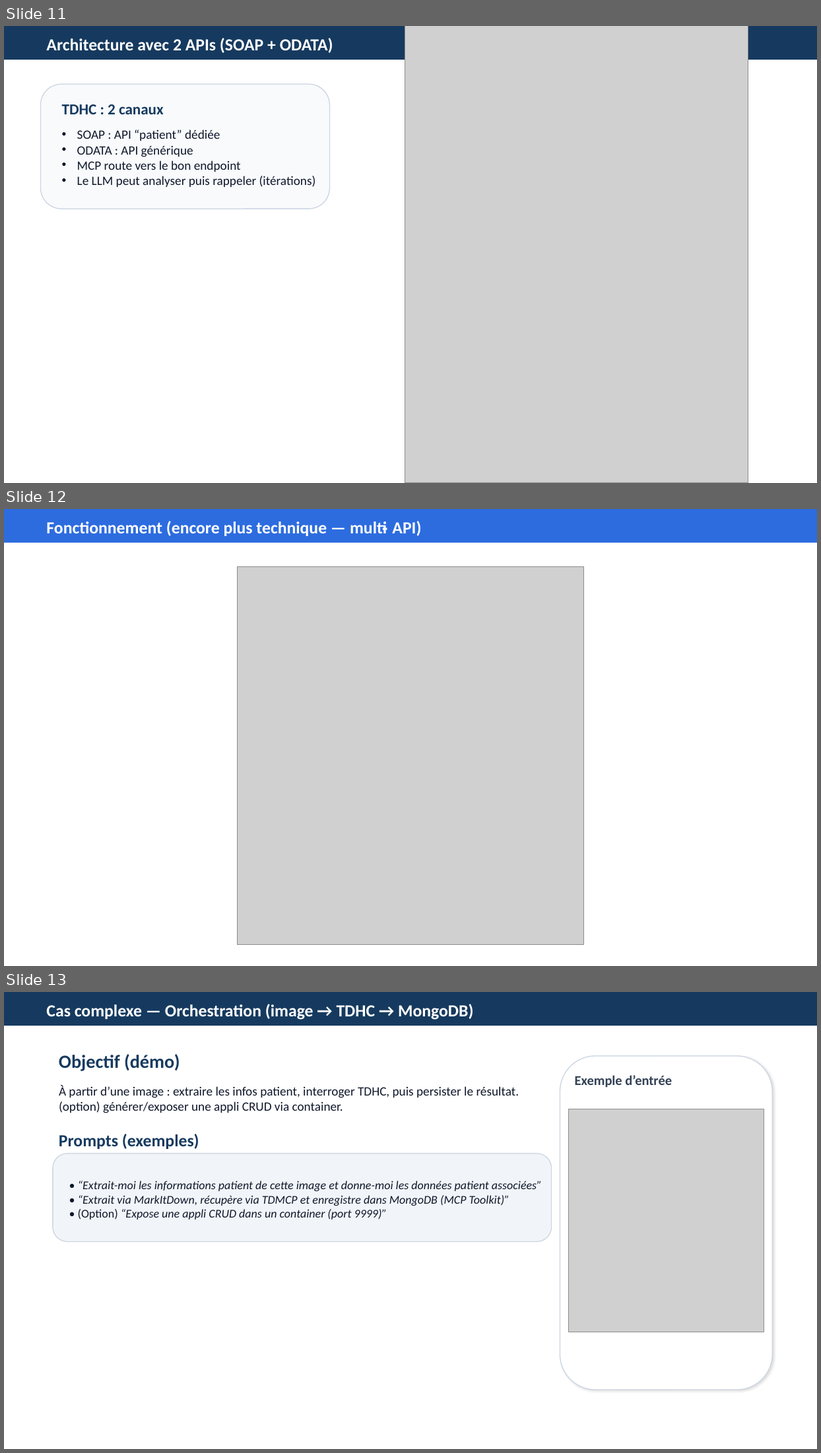
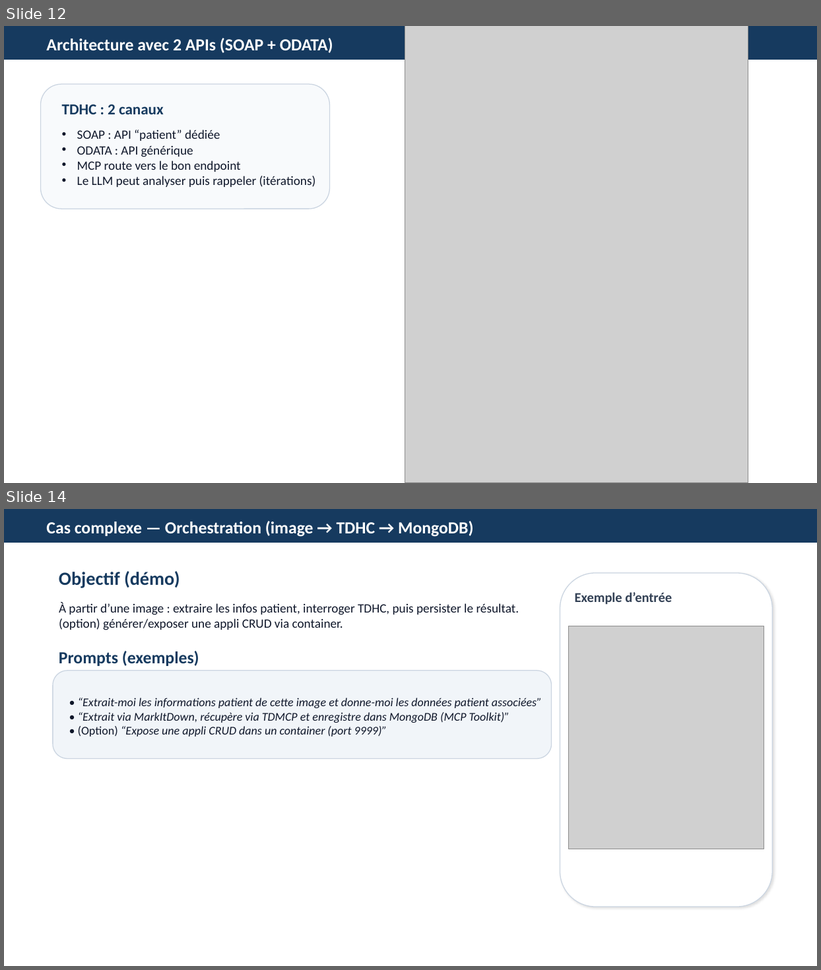
Before and after one commit to acoudene/TDMCP, a slide deck: TDHC/Resources/TDHC_IA_MCP_TDHC.pptx. Shown one above the other, each under a label of ours: slides 11, 12 and 13 before the commit, slides 12 and 14 after it; the slides between them are not shown. The pictures are 821x1453 and 821x970 pixels, drawn with LibreOffice and Linux fonts; fonts in the diff are those of the drawing; grey boxes stand for pictures. Boxes give left, top, right and bottom in pixels: in the first picture for what was removed or moved away, otherwise in the second. Text is boxed around its words. In the diff, an @@ line names an element or a change of style, - is before the commit and + after.

```diff
--- a/TDHC/Resources/TDHC_IA_MCP_TDHC.pptx
+++ b/TDHC/Resources/TDHC_IA_MCP_TDHC.pptx
@@ slide 12 removed at bbox=[4, 509, 817, 966], background #FFFFFF @@
@@ rectangle removed at bbox=[4, 509, 817, 543] @@
@@ text removed at bbox=[46, 521, 421, 536] @@
-Fonctionnement (encore plus technique — multi‑API)
@@ picture removed at bbox=[237, 567, 584, 945] @@
@@ what was slide 11 is now slide 12 @@
@@ what was slide 13 is now slide 14 @@
```
Also in this commit, not shown: 6 slides changed, 2 slides added.
